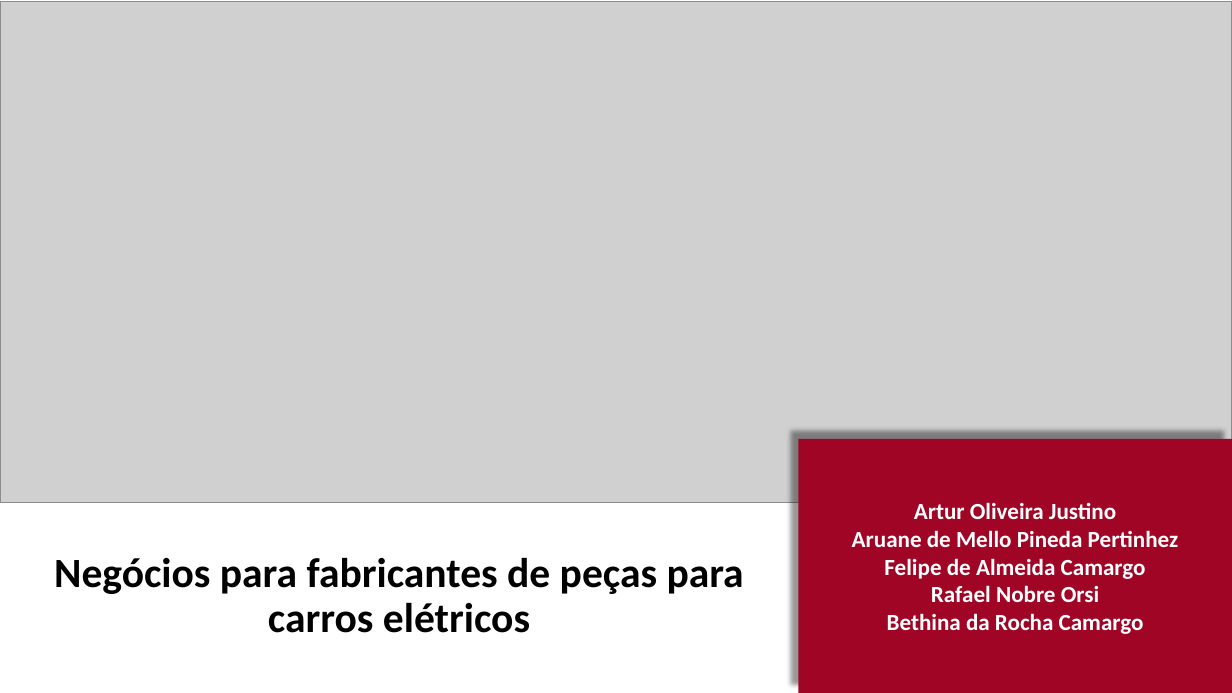
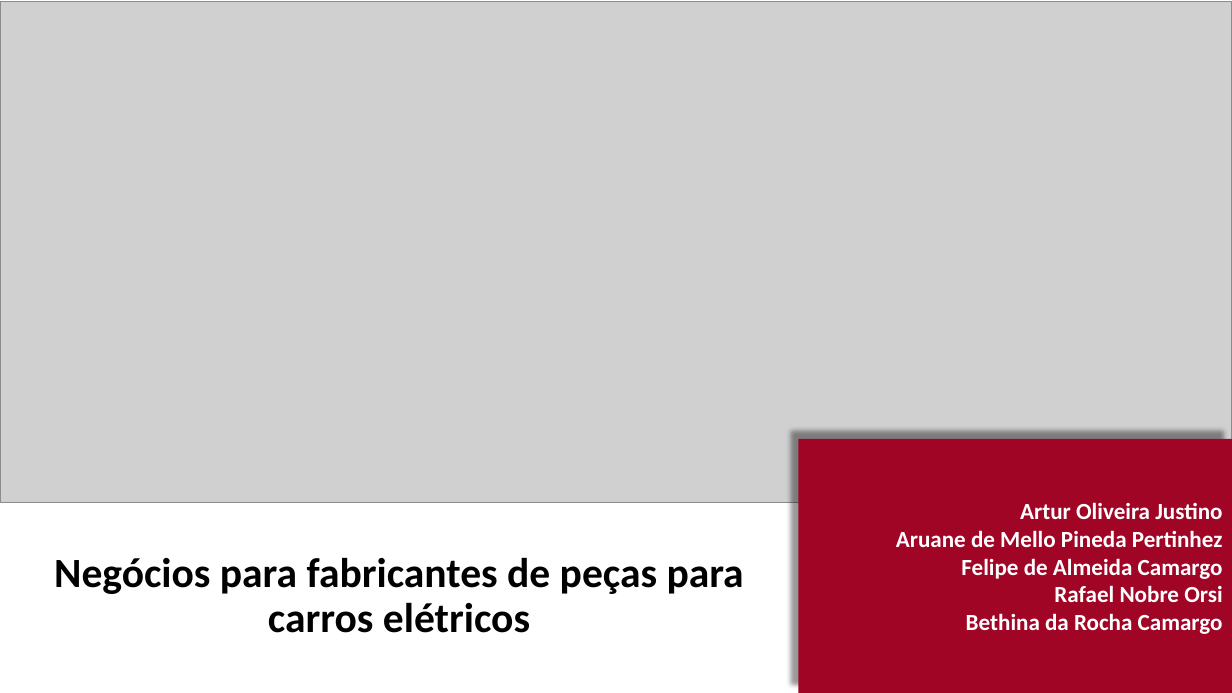
Before and after one commit to deveveryday/III-Congresso-UniSENAI-SP, a slide deck: slide 1 of Templateslide_CongressoUniSENAISP.ddbd16922c204ecca202.pptx. Drawn at 1232x693 pixels with LibreOffice and Linux fonts; fonts in the diff are those of the drawing; grey boxes stand for pictures. Boxes give left, top, right and bottom in pixels: in the first picture for what was removed or moved away, otherwise in the second. Text is boxed around its words. In the diff, an @@ line names an element or a change of style, - is before the commit and + after.

```diff
--- a/Templateslide_CongressoUniSENAISP.ddbd16922c204ecca202.pptx
+++ b/Templateslide_CongressoUniSENAISP.ddbd16922c204ecca202.pptx
@@ rectangle "Artur Oliveira Justino" at (x1=799, y1=439, x2=1232, y2=693): alignment centre to right @@
```
Also in this commit, not shown: 1 slide added, 1 slide removed.
